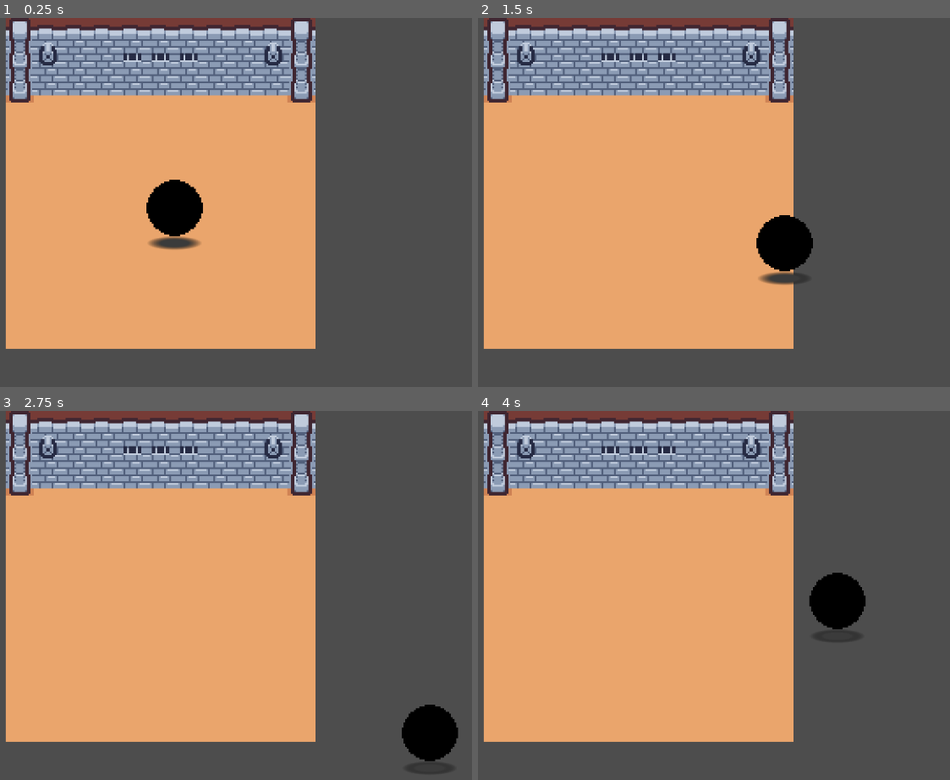
Above: before the commit, frames 1-4 (two rows, left to right).
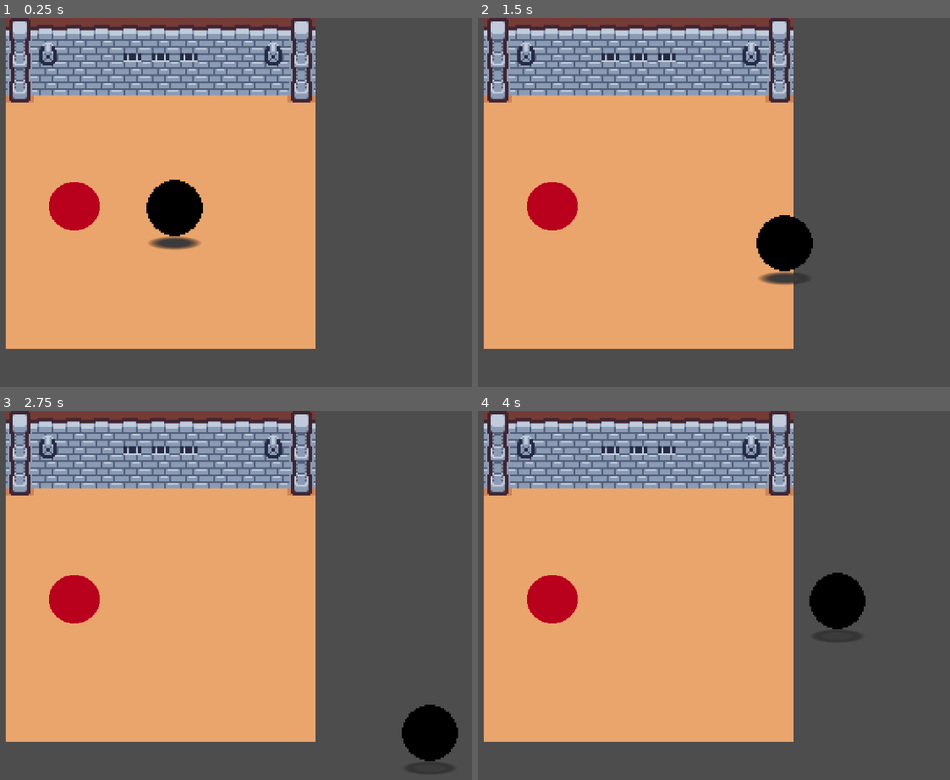
Above: after the commit, the same moments.

Repository: JoshKroft/2025GameJamSpring
Game: Godot game, scene res://2025 Game Jam.tscn
Two runs of this game, one before a commit and one after it. Both use one fixed random seed, a clock stepped at 60 frames per second and the inputs below.
Inputs:
- Up to frame 1 (0.25 s): no input
- Up to frame 2 (1.5 s): tap Enter at 0.5 s; hold D (right) 0.53-1.28 s; hold S (down) from 1.28 s (still down)
- Up to frame 3 (2.75 s): release S (down) at 2.03 s; hold D (right) from 2.03 s (still down)
- Up to frame 4 (4 s): release D (right) at 2.78 s; hold W (up) 2.78-3.53 s; hold A (left) from 3.53 s (still down)

The runs differ from the first frame. In frame 1, 1.1% of the frame differs, in the area x 10-22%, y 44-58%; in frame 2, 1.1%; in frame 3, 1.1%; in frame 4, 1.1%.

Commit message:
workingonenemy

Diff:
--- a/2025 Game Jam.tscn
+++ b/2025 Game Jam.tscn
@@ -1,9 +1,10 @@
-[gd_scene load_steps=10 format=4 uid="uid://cy88u6fsju4tf"]
+[gd_scene load_steps=12 format=4 uid="uid://cy88u6fsju4tf"]
 
 [ext_resource type="Texture2D" uid="uid://dl27lqbm6ey2y" path="res://Sprites/tilemap.png" id="1_ib6l2"]
 [ext_resource type="Script" path="res://Player.gd" id="1_momw6"]
 [ext_resource type="Texture2D" uid="uid://cv5dpm6dn16v3" path="res://Sprites/placeholder.png" id="2_x3dip"]
 [ext_resource type="Script" path="res://Components/Health.gd" id="4_kywmf"]
+[ext_resource type="Texture2D" uid="uid://c3noakxwqs2nw" path="res://Sprites/Enemy.png" id="5_tpqut"]
 
 [sub_resource type="TileSetAtlasSource" id="TileSetAtlasSource_lnhsk"]
 texture = ExtResource("1_ib6l2")
@@ -162,6 +163,9 @@
 [sub_resource type="RectangleShape2D" id="RectangleShape2D_to1hj"]
 size = Vector2(32, 32)
 
+[sub_resource type="RectangleShape2D" id="RectangleShape2D_ycecv"]
+size = Vector2(23, 24)
+
 [node name="Node2D" type="Node2D"]
 
 [node name="TileMapLayer" type="TileMapLayer" parent="."]
@@ -194,3 +198,17 @@
 script = ExtResource("4_kywmf")
 
 [node name="Enemy" type="CharacterBody2D" parent="."]
+position = Vector2(-57, -1)
+
+[node name="CollisionShape2D" type="CollisionShape2D" parent="Enemy"]
+position = Vector2(1.5, 2)
+shape = SubResource("RectangleShape2D_ycecv")
+
+[node name="Sprite2D" type="Sprite2D" parent="Enemy"]
+scale = Vector2(0.450625, 0.428147)
+texture = ExtResource("5_tpqut")
+
+[node name="Node2D" type="Node2D" parent="Enemy/Sprite2D"]
+
+[node name="RayCast2D" type="RayCast2D" parent="Enemy/Sprite2D/Node2D"]
+scale = Vector2(1, 1)
